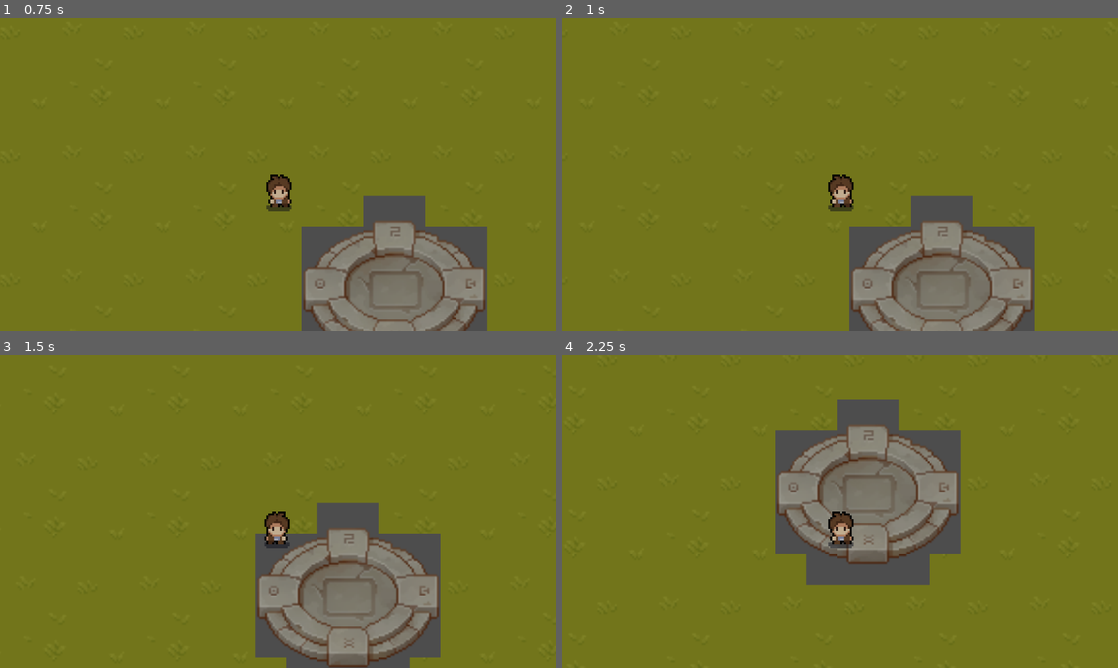
Above: before the commit, frames 1-4 (two rows, left to right).
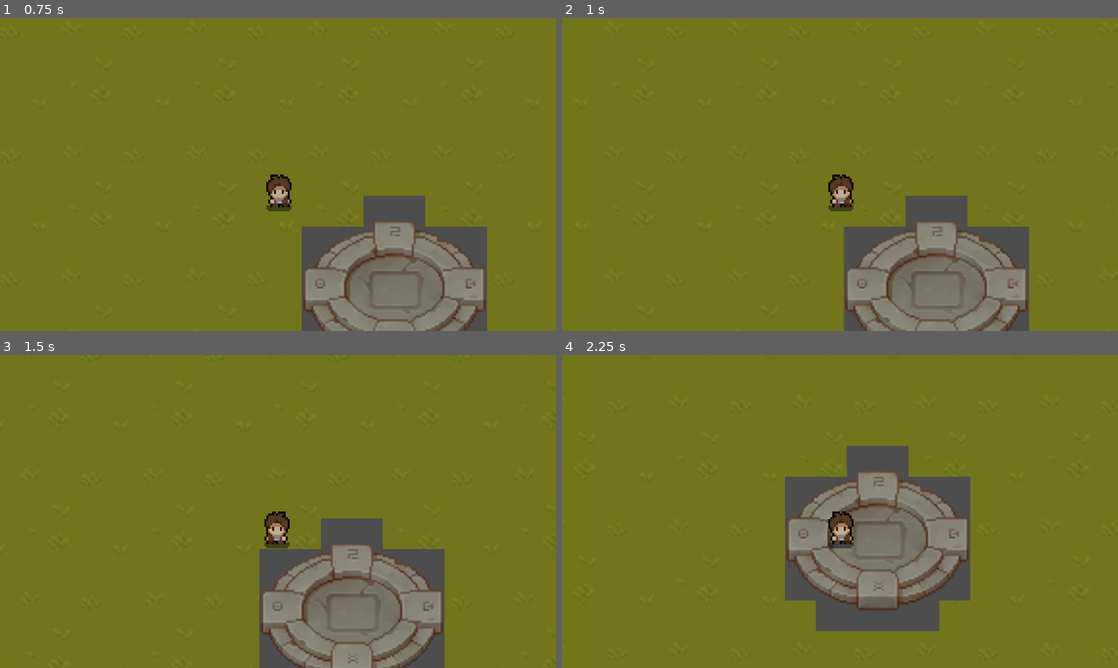
Above: after the commit, the same moments.

Repository: RyanB716/Unawoken
Game: Godot game, scene res://Game Management/GameManager.tscn
Same seed, same stepped clock (60 frames per second), same inputs: the game is played once before the commit and once after it.
Inputs (mouse positions are in pixels of both pictures, inside the frame that each line leads up to):
- Up to frame 1 (0.75 s): tap Enter at 0.5 s; move the mouse to (400, 158) at 0.52 s; hold D (Run_Right) from 0.53 s (still down); click (400, 158) at 0.6 s
- Up to frame 2 (1 s): keep holding D (Run_Right)
- Up to frame 3 (1.5 s): move the mouse to (166, 527) at 1.27 s; release D (Run_Right) at 1.28 s; hold S (Run_Down) from 1.28 s (still down); click (166, 527) at 1.35 s
- Up to frame 4 (2.25 s): move the mouse to (895, 442) at 2.02 s; release S (Run_Down) at 2.03 s; hold D (Run_Right) from 2.03 s (still down); click (895, 442) at 2.1 s

Frame 1 is identical in both runs. In frame 2, 3.4% of the frame differs, in the area x 38-85%, y 23-100%; in frame 3, 8.4%; in frame 4, 18%, in the area x 38-74%, y 14-89%.

Commit message:
attack update

Diff:
--- a/Player.gd
+++ b/Player.gd
@@ -68,9 +68,9 @@
 	if Input.is_action_just_pressed("Attack"):
 		if CurrentAttackState == AttackActionStates.NotAttacking && CurrentAttackState != AttackActionStates.Cooldown:
 			Attack()
+
 		else:
-			pass
-			#print("Can NOT attack!")
+			print("Can NOT attack!")
 
 	AnimationStateController()
 
@@ -97,8 +97,8 @@
 	CurrentAttackState = AttackActionStates.IsAttacking
 
 	#Movement Decrease
-	var InitialSpeed = CurrentSpeed
-	CurrentSpeed = CurrentSpeed * 0.25
+	var InitialSpeed = TopSpeed
+	TopSpeed = TopSpeed * 0.25
 
 	#If timer is not running; execute attack 1
 	if AttackTimer.is_stopped():
@@ -118,9 +118,8 @@
 				CurrentAttackIndex = AttackSlots.Attack3
 				AttackTimer.stop()
 
-	#print("Attack State: " + str(CurrentAttackState) + " , Attack #: " + str(CurrentAttackIndex))
-
 	await AnimTree.animation_finished
+	TopSpeed = InitialSpeed
 
 	if CurrentAttackIndex == AttackSlots.Attack3:
 		CurrentAttackState = AttackActionStates.Cooldown
--- a/project.godot
+++ b/project.godot
@@ -49,5 +49,6 @@
 "deadzone": 0.5,
 "events": [Object(InputEventMouseButton,"resource_local_to_scene":false,"resource_name":"","device":-1,"window_id":0,"a …(257 unchanged characters)…
 , Object(InputEventJoypadButton,"resource_local_to_scene":false,"resource_name":"","device":-1,"button_index":2,"pressure":0.0,"pressed":false,"script":null)
+, Object(InputEventKey,"resource_local_to_scene":false,"resource_name":"","device":-1,"window_id":0,"alt_pressed":false,"shift_pressed":false,"ctrl_pressed":false,"meta_pressed":false,"pressed":false,"keycode":0,"physical_keycode":32,"key_label":0,"unicode":32,"echo":false,"script":null)
 ]
 }
